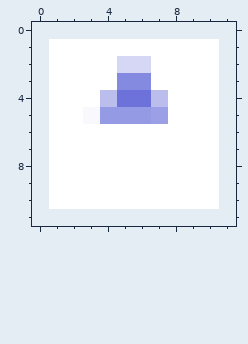
Two states of a pixel-art sprite, GMS.Web.Admin/Assets/data-tables/images/sort_asc.png. That is the earlier state.
The file is 10x10 pixels. Colours within 5 levels of each other are drawn and written as one. The old version is drawn lined up with the new one, on the new canvas.
The result:
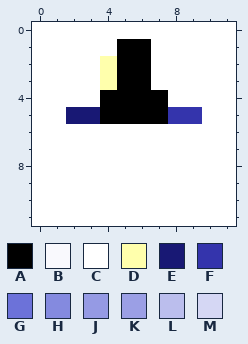
Palette (. is transparent): A #000000  B #f9f9fd  C #ffffff  D #ffffac  E #181874  F #3434ac  G #6c72d9  H #848adf  J #959ae4  K #9b9fe5  L #bbbeed  M #d5d7f4
Change:
canvas 10x10 -> 12x12, the old top-left corner now at 1,1
Changed rows in their new state; - is an unchanged pixel.
first column x 0:
 0 CCCCCCCCCCCC
 1 C----AA----C
 2 C---DAA----C
 3 C---DAA----C
 4 C---AAAA---C
 5 C-EEAAAAFF-C
 6 C----------C
 7 C----------C
 8 C----------C
 9 C----------C
10 C----------C
11 CCCCCCCCCCCC
Boxes around the changes in both pictures, in picture pixels (x1, y1, x2, y2):
changed: (32, 22, 236, 226)
